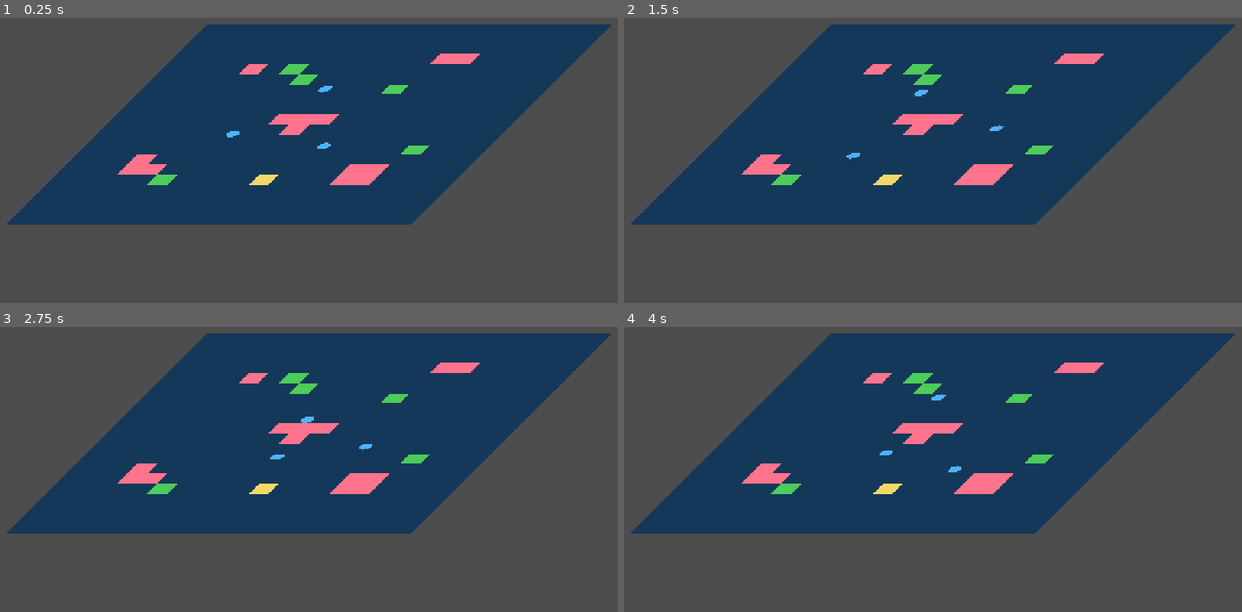
Above: before the commit, frames 1-4 (two rows, left to right).
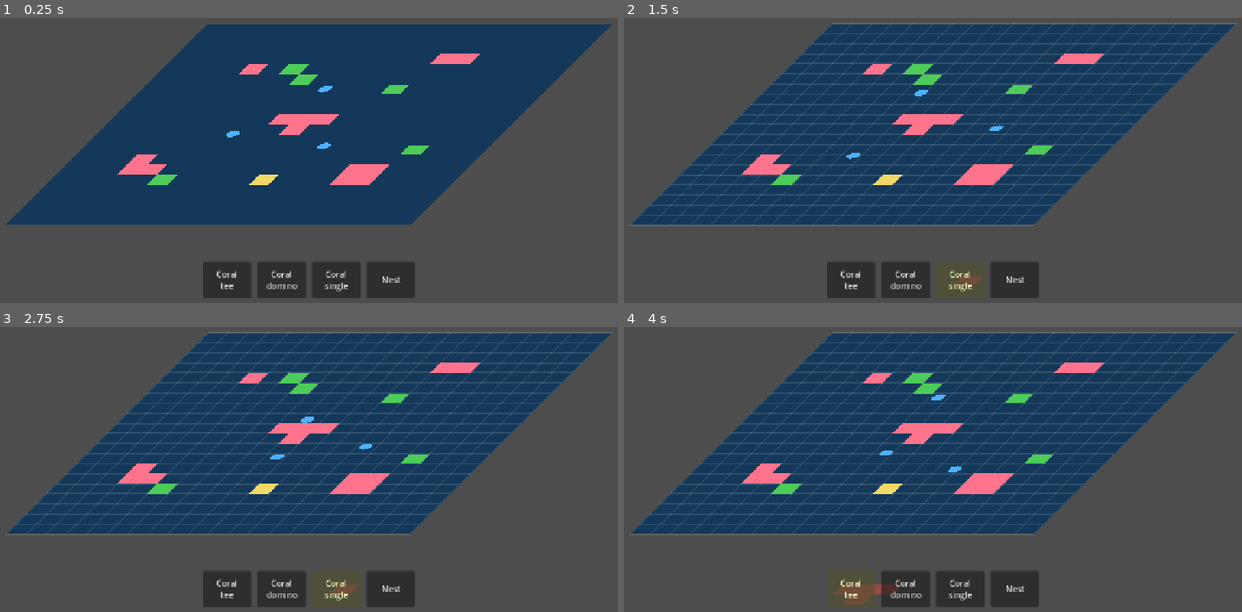
Above: after the commit, the same moments.

Repository: TakFog/rgj2026
Game: Godot game, scene res://main/main.tscn
Same seed, same stepped clock (60 frames per second), same inputs: the game is played once before the commit and once after it.
Inputs (mouse positions are in pixels of both pictures, inside the frame that each line leads up to):
- Up to frame 1 (0.25 s): no input
- Up to frame 2 (1.5 s): click (1013, 280) at 0.5 s, where only the run after the commit has a clickable "Nest"; click (957, 280) at 1.25 s, where only the run after the commit has a clickable "Coral single"
- Up to frame 3 (2.75 s): click (333, 589) at 2 s, where only the run after the commit has a clickable "Coral single"
- Up to frame 4 (4 s): click (852, 589) at 2.75 s, where only the run after the commit has a clickable "Coral tee"; click (852, 589) at 3.5 s, where only the run after the commit has a clickable "Coral tee"

The runs differ from the first frame. In frame 1, 3.7% of the frame differs, in the area x 32-68%, y 85-99%; in frame 2, 11%; in frame 3, 11%; in frame 4, 12%, in the area x 1-99%, y 1-99%.

Commit message:
Add inventory bar UI and wire Dev A systems

Diff:
--- a/main/dev_a_systems.gd
+++ b/main/dev_a_systems.gd
@@ -2,6 +2,22 @@
 ## Dev A's systems and UI are added here (inventory, placement, temperature...).
 ## Only Dev A edits this file.
 
+var inventory: InventorySystem
+var placement: PlacementController
+
 
 func _ready() -> void:
-	pass
+	inventory = InventorySystem.new()
+	inventory.name = "InventorySystem"
+	add_child(inventory)
+
+	placement = PlacementController.new()
+	placement.name = "PlacementController"
+	placement.inventory = inventory
+	add_child(placement)
+
+	var bar := InventoryBar.new()
+	bar.name = "InventoryBar"
+	bar.inventory = inventory
+	bar.placement = placement
+	Game.ui.add_child(bar)
--- /dev/null
+++ b/ui/a_inventory_bar.gd
@@ -0,0 +1,60 @@
+class_name InventoryBar
+extends HBoxContainer
+## Bottom-centre inventory slots with a radial refill indicator (GDD §9).
+## Pausable: no placing while the game is paused.
+
+const SLOT_SIZE := Vector2(96, 72)
+const LABELS := {
+	InventoryModel.CORAL: "Coral",
+	InventoryModel.ALGAE: "Algae",
+	InventoryModel.NEST: "Nest",
+}
+
+var inventory: InventorySystem
+var placement: PlacementController
+var _buttons: Array[Button] = []
+
+
+func _ready() -> void:
+	process_mode = Node.PROCESS_MODE_PAUSABLE
+	add_theme_constant_override("separation", 12)
+	for i in inventory.model.slots.size():
+		var button := Button.new()
+		button.custom_minimum_size = SLOT_SIZE
+		button.focus_mode = Control.FOCUS_NONE
+		button.pressed.connect(placement.begin.bind(i))
+		button.draw.connect(_draw_refill.bind(button, i))
+		add_child(button)
+		_buttons.append(button)
+	grow_horizontal = Control.GROW_DIRECTION_BOTH
+	grow_vertical = Control.GROW_DIRECTION_BEGIN
+	set_anchors_and_offsets_preset(Control.PRESET_CENTER_BOTTOM, Control.PRESET_MODE_MINSIZE, 16)
+
+
+func _process(_delta: float) -> void:
+	for i in _buttons.size():
+		var button := _buttons[i]
+		var item := inventory.model.item(i)
+		button.disabled = item.is_empty()
+		button.text = _label(item)
+		button.modulate = Color(1.4, 1.4, 0.8) if placement.active_slot == i else Color.WHITE
+		button.queue_redraw()
+
+
+func _label(item: Dictionary) -> String:
+	if item.is_empty():
+		return ""
+	var text: String = LABELS[item["kind"]]
+	if item["kind"] == InventoryModel.CORAL:
+		text += "\n" + String(item["shape_id"])
+	return text
+
+
+func _draw_refill(button: Button, index: int) -> void:
+	var ratio := inventory.model.refill_ratio(index)
+	if ratio >= 1.0:
+		return
+	var center := button.size * 0.5
+	var radius := minf(button.size.x, button.size.y) * 0.3
+	button.draw_arc(center, radius, 0.0, TAU, 32, Color(1, 1, 1, 0.15), 6.0)
+	button.draw_arc(center, radius, -PI / 2.0, -PI / 2.0 + TAU * ratio, 32, Color(1, 1, 1, 0.8), 6.0)
Not shown, added: ui/a_inventory_bar.gd.uid
